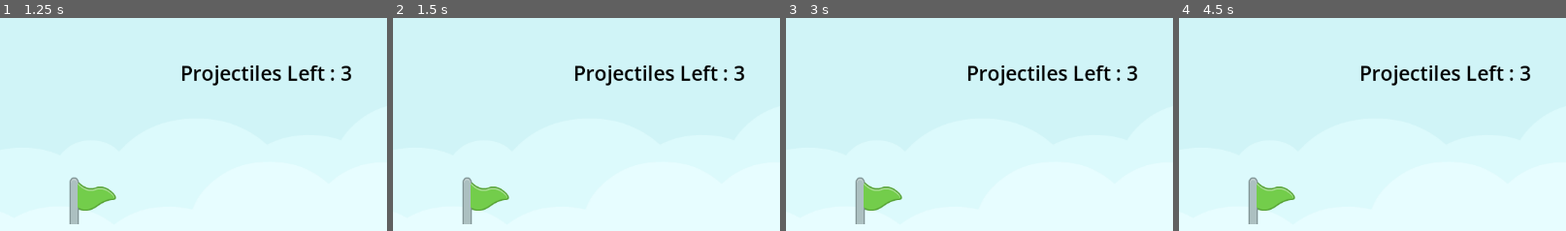
Above: before the commit, frames 1-4 (left to right).
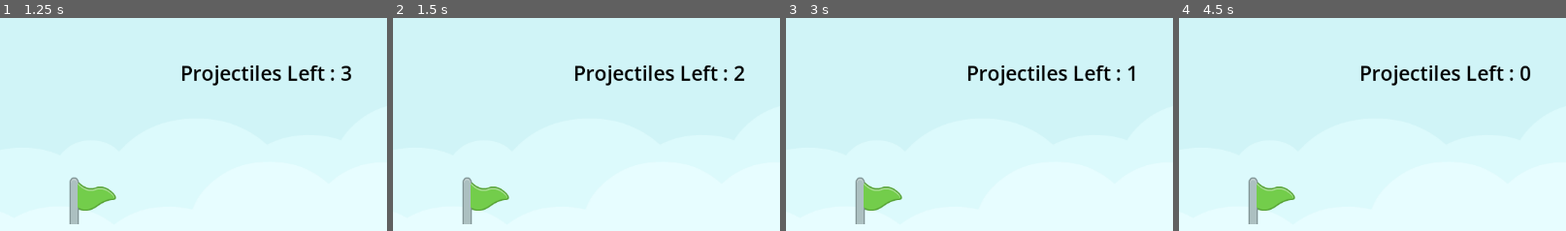
Above: after the commit, the same moments.

Repository: bsu-cs315/E1-evan.kiser
Game: Godot game, scene res://src/title_screen.tscn
The game is run twice, just before and just after one commit, with the same random seed, the same clock (stepped at 60 frames per second) and the same inputs.
Inputs:
- Up to frame 1 (1.25 s): click "PLAY !" at 0.5 s
- Up to frame 2 (1.5 s): tap Enter at 1.25 s; hold Up (angle_up) from 1.28 s (still down); tap Space (launch) at 1.35 s
- Up to frame 3 (3 s): release Up (angle_up) at 2.03 s; hold Down (angle_down) 2.03-2.78 s; tap Left (decrease_power) at 2.1 s; tap Space (launch) at 2.3, 2.75 s; hold Up (angle_up) from 2.78 s (still down); tap Right (increase_power) at 2.85 s
- Up to frame 4 (4.5 s): tap Space (launch) at 3.05, 3.6, 4.35 s; release Up (angle_up) at 4.28 s; hold Down (angle_down) from 4.28 s (still down)
The pictures show only the part of the screen within x 50-100%, y 0-50%; the shares and areas given below are measured in that part.

Frame 1 is identical in both runs. In frame 2, less than 0.1% of the frame differs, in the area x 88-91%, y 22-30%; in frame 3, 0.1%; in frame 4, 0.1%.
Error before the commit: Invalid access to property or key 'balls_left' on a base object of type 'Node2D (cannon.gd)'. (res://src/world.gd:25)

Commit message:
Fixed errors when running game

Diff:
--- a/src/cannon.gd
+++ b/src/cannon.gd
@@ -15,7 +15,7 @@
 @export var angle := -TAU/4
 @export var angle_change_rate := TAU/8
 @export var can_shoot := true
-@export var _balls_left := 3
+@export var balls_left := 3
 var _current_ball : RigidBody2D = null
 
 
@@ -36,7 +36,7 @@
 		angle = clampf(angle, _MIN_ANGLE, _MAX_ANGLE)
 		angle_changed.emit()
 
-	if Input.is_action_just_pressed("launch") and _balls_left > 0:
+	if Input.is_action_just_pressed("launch") and balls_left > 0:
 		if _current_ball == null or _current_ball.is_sleeping():
 			var impulse := Vector2(1,0) * power
 			_current_ball = preload("res://src/ball.tscn").instantiate() as RigidBody2D
@@ -44,8 +44,8 @@
 			_current_ball.global_position = global_position
 			_current_ball.apply_impulse(impulse.rotated(angle))
 			$CannonShotSound.playing = true
-			_balls_left -= 1
-			if _balls_left == 0:
+			balls_left -= 1
+			if balls_left == 0:
 				no_remaining_projectiles.emit()
 			projectile_amount_changed.emit()
 
